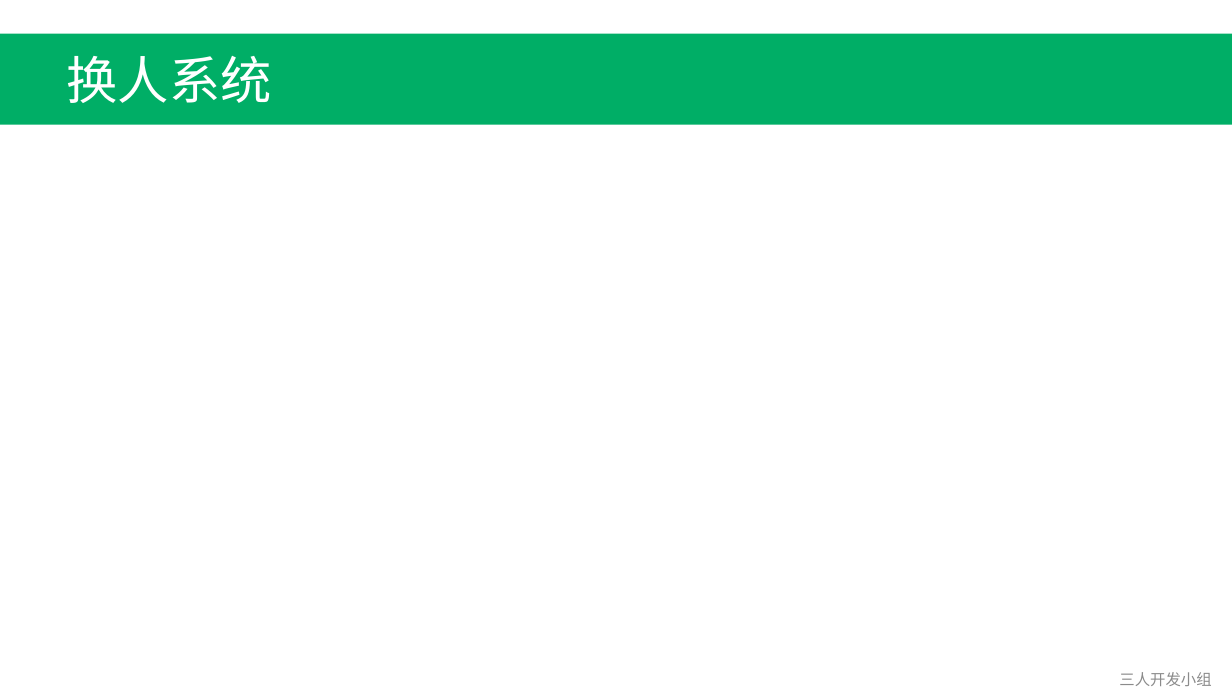
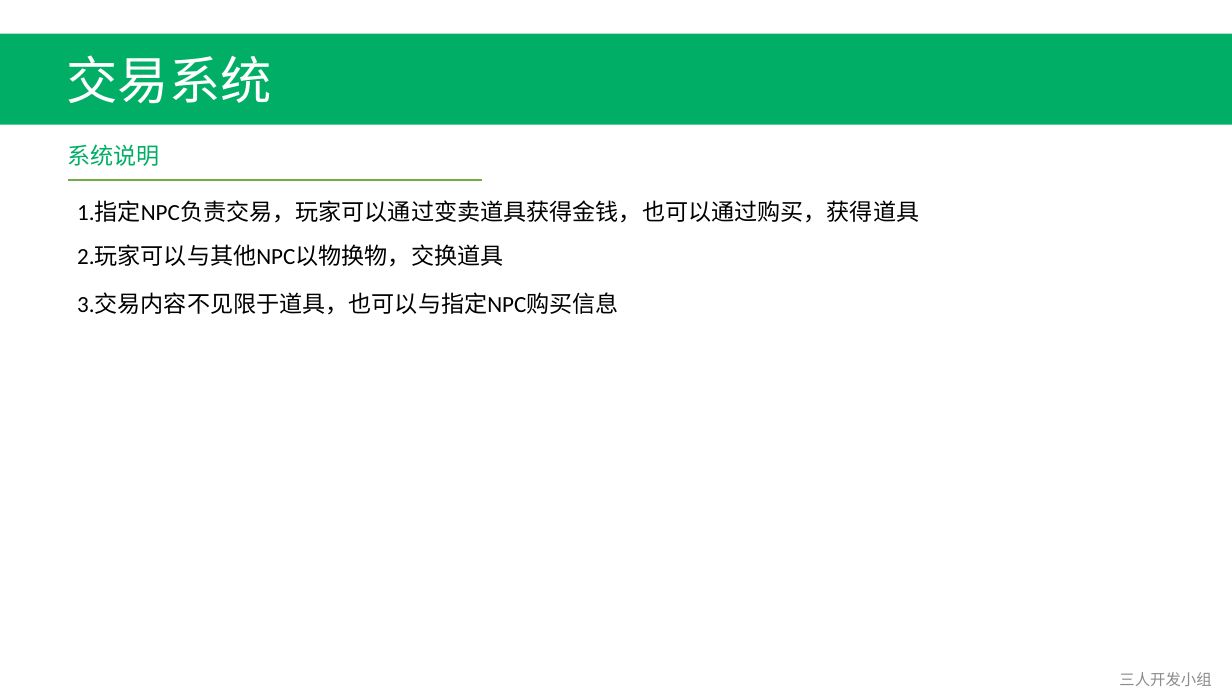
Before and after one commit to Fordebt/Give-me-my-money, a slide deck: slide 5 of 系统.pptx (slide 4 before the commit). Drawn at 1232x693 pixels with LibreOffice and Linux fonts; fonts in the diff are those of the drawing. Boxes give left, top, right and bottom in pixels: in the first picture for what was removed or moved away, otherwise in the second. Text is boxed around its words. In the diff, an @@ line names an element or a change of style, - is before the commit and + after.

Commit message:
系统内容修改
系统内容修改

```diff
--- a/系统.pptx
+++ b/系统.pptx
@@ text at (x1=67, y1=55, x2=272, y2=104): text changed @@
-换人系统
+交易系统
@@ text added at (x1=67, y1=144, x2=159, y2=166), 18 pt, text #00AE66 @@
+系统说明
@@ line added from (68, 180) to (482, 180), #70AD47 1.5 pt @@
@@ text added at (x1=77, y1=200, x2=919, y2=223), 18 pt, text #000000 @@
+1.指定NPC负责交易，玩家可以通过变卖道具获得金钱，也可以通过购买，获得道具
@@ text added at (x1=77, y1=244, x2=503, y2=267), 18 pt, text #000000 @@
+2.玩家可以与其他NPC以物换物，交换道具
@@ text added at (x1=77, y1=292, x2=619, y2=315), 18 pt, text #000000 @@
+3.交易内容不见限于道具，也可以与指定NPC购买信息
```
Also in this commit, not shown: 4 other slides changed, 2 slides added, 1 other file.
